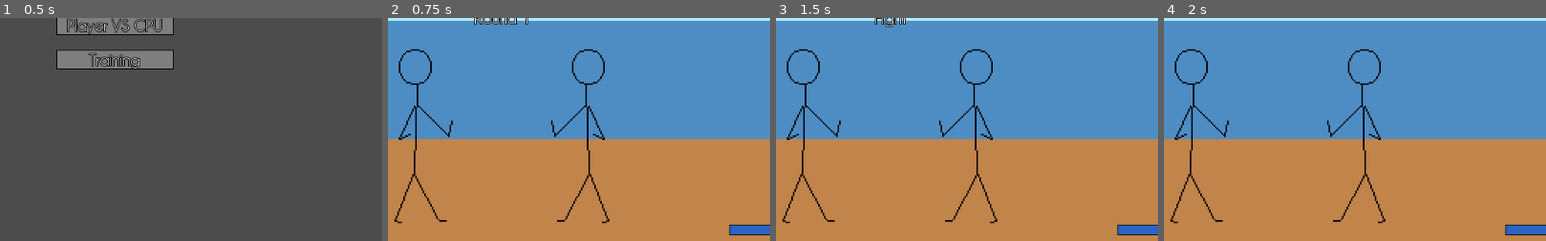
Above: before the commit, frames 1-4 (left to right).
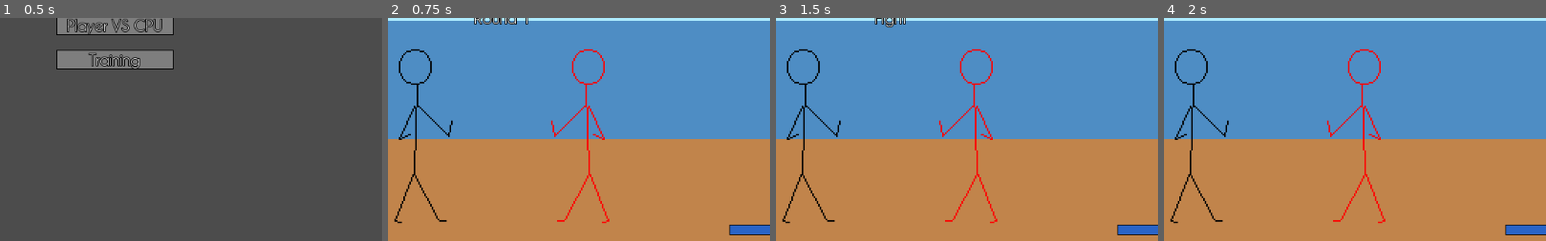
Above: after the commit, the same moments.

Repository: LukeSSJ/MiniFighter
Game: Godot game, scene res://Menu.tscn
The game is run twice, just before and just after one commit, with the same random seed, the same clock (stepped at 60 frames per second) and the same inputs.
Inputs:
- Up to frame 1 (0.5 s): no input
- Up to frame 2 (0.75 s): click "Player VS Player" at 0.5 s
- Up to frame 3 (1.5 s): tap Enter at 1.25 s
- Up to frame 4 (2 s): no input
The pictures show only the part of the screen within x 35-85%, y 50-100%; the shares and areas given below are measured in that part.

Frame 1 is identical in both runs. In frame 2, 1.0% of the frame differs, in the area x 42-58%, y 13-93%; in frame 3, 1.0%; in frame 4, 1.0%.

Commit message:
Character colours + CPU

Diff:
--- a/Controller.gd
+++ b/Controller.gd
@@ -1,6 +1,7 @@
 extends Node2D
 
 var dir = Vector2.ZERO
+var player
 
 var input = {
 	"left": "",
@@ -20,7 +21,8 @@
 	"d_held": false,
 }
 
-func set_index(index):
+func set_index(index, set_player):
+	player = set_player
 	var prefix
 	if index == 0:
 		prefix = "p1_"
@@ -44,3 +46,6 @@
 	button.c = Input.is_action_just_pressed(input.c)
 	button.d = Input.is_action_just_pressed(input.d)
 	button.d_held = Input.is_action_pressed(input.d)
+
+func on_attack_hit():
+	pass
--- a/ControllerCPU.gd
+++ b/ControllerCPU.gd
@@ -1,4 +1,30 @@
 extends "res://Controller.gd"
 
+
 func update():
-	button.a = true
+	button.a = false
+	button.b = false
+	button.c = false
+	button.d = false
+	var distance = abs(player.position.x - player.other_player.position.x)
+#	if distance < 60:
+#		button.a = true
+#		button.b = true
+#	elif distance < 80:
+#		button.a = true
+#	elif distance < 120:
+#		button.b = true
+#	elif distance < 170:
+#		button.c = true
+#	else:
+#		button.d = true
+	if distance < 80:
+		button.a = true
+	else:
+		dir.x = 1
+	dir.x *= player.facing
+
+func on_attack_hit():
+	match player.action:
+		"2A", "5A":
+			button.b = true
--- a/Fireball.tscn
+++ b/Fireball.tscn
@@ -8,7 +8,7 @@
 
 [node name="Fireball" type="Area2D"]
 script = ExtResource( 2 )
-chip_mod = 0.6
+chip_mod = 0.3
 hitstun = 0.5
 
 [node name="Sprite" type="Sprite" parent="."]
--- a/Main.gd
+++ b/Main.gd
@@ -48,6 +48,7 @@
 		UI.set_wins(i, wins[i])
 	p[0].other_player = p[1]
 	p[1].other_player = p[0]
+	p[1].set_color(Color8(255, 0, 0))
 	$TimerRoundStart.start()
 	round_is_over = false
 	time_left = 60
--- a/Player.gd
+++ b/Player.gd
@@ -71,7 +71,7 @@
 
 func set_index(set_index):
 	index = set_index
-	controller.set_index(index)
+	controller.set_index(index, self)
 	if index == 0:
 		facing = 1
 	else:
@@ -315,6 +315,7 @@
 		hitbox.owner.add_hitstop(hitbox.hitstop)
 		hitbox.owner.attack_hit = true
 		hitbox.owner.cancel_array = hitbox.cancel_to.split(",", false)
+		hitbox.owner.controller.on_attack_hit()
 	hitbox.on_hit()
 	if hitbox.on_hit_action:
 		hitbox.owner.perform_action(hitbox.on_hit_action)
@@ -372,6 +373,11 @@
 	facing = f
 	$Pivot.scale.x = f
 
+func set_color(c):
+	var mat = material.duplicate()
+	mat.set_shader_param("modulate", c)
+	material = mat
+
 func set_grabbed(grabbed):
 	$Collision.disabled = grabbed
 	gravity_enabled = !grabbed
--- a/Player.tscn
+++ b/Player.tscn
@@ -37,6 +37,11 @@
 [ext_resource path="res://player/air_hitstun.png" type="Texture" id=35]
 [ext_resource path="res://AirHitstun.gd" type="Script" id=36]
 [ext_resource path="res://player/ko.png" type="Texture" id=37]
+[ext_resource path="res://shader/silouette.shader" type="Shader" id=38]
+
+[sub_resource type="ShaderMaterial" id=44]
+shader = ExtResource( 38 )
+shader_param/modulate = Color( 0, 0, 0, 1 )
 
 [sub_resource type="RectangleShape2D" id=1]
 extents = Vector2( 22, 100 )
@@ -171,7 +176,7 @@
 }
 
 [sub_resource type="Animation" id=20]
-length = 0.2
+length = 0.3
 step = 0.0166667
 tracks/0/type = "value"
 tracks/0/path = NodePath("Pivot/5A/Sprite:frame")
@@ -792,7 +797,7 @@
 }
 
 [node name="Player" type="KinematicBody2D"]
-show_behind_parent = true
+material = SubResource( 44 )
 script = ExtResource( 1 )
 GRAVITY = 80
 
@@ -802,23 +807,29 @@
 shape = SubResource( 1 )
 
 [node name="Pivot" type="Node2D" parent="."]
+use_parent_material = true
 position = Vector2( 0, -128 )
 
 [node name="Hurtbox" parent="Pivot" instance=ExtResource( 5 )]
+visible = false
 
 [node name="CollisionShape2D" type="CollisionShape2D" parent="Pivot/Hurtbox"]
 shape = SubResource( 2 )
 
 [node name="Stand" type="Node2D" parent="Pivot"]
+use_parent_material = true
 
 [node name="Sprite" type="Sprite" parent="Pivot/Stand"]
+use_parent_material = true
 scale = Vector2( 2, 2 )
 texture = ExtResource( 2 )
 
 [node name="Crouch" type="Node2D" parent="Pivot"]
 visible = false
+use_parent_material = true
 
 [node name="Sprite" type="Sprite" parent="Pivot/Crouch"]
+use_parent_material = true
 scale = Vector2( 2, 2 )
 texture = ExtResource( 6 )
 hframes = 2
@@ -826,85 +837,107 @@
 
 [node name="Air" type="Node2D" parent="Pivot"]
 visible = false
+use_parent_material = true
 
 [node name="Sprite" type="Sprite" parent="Pivot/Air"]
+use_parent_material = true
 scale = Vector2( 2, 2 )
 texture = ExtResource( 11 )
 
 [node name="Jump" type="Node2D" parent="Pivot"]
 visible = false
+use_parent_material = true
 
 [node name="Sprite" type="Sprite" parent="Pivot/Jump"]
+use_parent_material = true
 scale = Vector2( 2, 2 )
 texture = ExtResource( 11 )
 
 [node name="Block" type="Node2D" parent="Pivot"]
 visible = false
+use_parent_material = true
 
 [node name="Sprite" type="Sprite" parent="Pivot/Block"]
+use_parent_material = true
 scale = Vector2( 2, 2 )
 texture = ExtResource( 8 )
 
 [node name="CrouchBlock" type="Node2D" parent="Pivot"]
 visible = false
+use_parent_material = true
 
 [node name="Sprite" type="Sprite" parent="Pivot/CrouchBlock"]
+use_parent_material = true
 scale = Vector2( 2, 2 )
 texture = ExtResource( 10 )
 
 [node name="Hitstun" type="Node2D" parent="Pivot"]
 visible = false
+use_parent_material = true
 
 [node name="Sprite" type="Sprite" parent="Pivot/Hitstun"]
+use_parent_material = true
 scale = Vector2( 2, 2 )
 texture = ExtResource( 9 )
 
 [node name="CrouchHitstun" type="Node2D" parent="Pivot"]
 visible = false
+use_parent_material = true
 
 [node name="Sprite" type="Sprite" parent="Pivot/CrouchHitstun"]
+use_parent_material = true
 scale = Vector2( 2, 2 )
 texture = ExtResource( 31 )
 
 [node name="AirHitstun" type="Node2D" parent="Pivot"]
 visible = false
+use_parent_material = true
 script = ExtResource( 36 )
 
 [node name="Sprite" type="Sprite" parent="Pivot/AirHitstun"]
+use_parent_material = true
 scale = Vector2( 2, 2 )
 texture = ExtResource( 35 )
 hframes = 2
 
 [node name="Knockdown" type="Node2D" parent="Pivot"]
 visible = false
+use_parent_material = true
 script = ExtResource( 29 )
 
 [node name="Sprite" type="Sprite" parent="Pivot/Knockdown"]
+use_parent_material = true
 scale = Vector2( 2, 2 )
 texture = ExtResource( 28 )
 offset = Vector2( 0, 32 )
 
 [node name="KO" type="Node2D" parent="Pivot"]
 visible = false
+use_parent_material = true
 
 [node name="Sprite" type="Sprite" parent="Pivot/KO"]
+use_parent_material = true
 scale = Vector2( 2, 2 )
 texture = ExtResource( 37 )
 offset = Vector2( 0, 32 )
 
 [node name="Recover" type="Node2D" parent="Pivot"]
 visible = false
+use_parent_material = true
 script = ExtResource( 30 )
 
 [node name="Sprite" type="Sprite" parent="Pivot/Recover"]
+use_parent_material = true
 scale = Vector2( 2, 2 )
 texture = ExtResource( 2 )
 flip_v = true
 
 [node name="5A" type="Node2D" parent="Pivot"]
 visible = false
+use_parent_material = true
 
 [node name="Sprite" type="Sprite" parent="Pivot/5A"]
+use_parent_material = true
 scale = Vector2( 2, 2 )
 texture = ExtResource( 3 )
 offset = Vector2( 16, 0 )
@@ -912,8 +945,9 @@
 
 [node name="Hitbox" parent="Pivot/5A" instance=ExtResource( 4 )]
 damage = 4
-chip_mod = 0.1
+chip_mod = 0.0
 juggle = Vector2( 100, -400 )
+hitstun = 0.3
 cancel_to = "5A,2A,5B,2B,5C,2C"
 
 [node name="CollisionShape2D" type="CollisionShape2D" parent="Pivot/5A/Hitbox"]
@@ -923,8 +957,10 @@
 
 [node name="5B" type="Node2D" parent="Pivot"]
 visible = false
+use_parent_material = true
 
 [node name="Sprite" type="Sprite" parent="Pivot/5B"]
+use_parent_material = true
 scale = Vector2( 2, 2 )
 texture = ExtResource( 14 )
 offset = Vector2( 16, 0 )
@@ -944,8 +980,10 @@
 
 [node name="5C" type="Node2D" parent="Pivot"]
 visible = false
+use_parent_material = true
 
 [node name="Sprite" type="Sprite" parent="Pivot/5C"]
+use_parent_material = true
 scale = Vector2( 2, 2 )
 texture = ExtResource( 17 )
 offset = Vector2( 32, 0 )
@@ -968,8 +1006,10 @@
 
 [node name="2A" type="Node2D" parent="Pivot"]
 visible = false
+use_parent_material = true
 
 [node name="Sprite" type="Sprite" parent="Pivot/2A"]
+use_parent_material = true
 scale = Vector2( 2, 2 )
 texture = ExtResource( 7 )
 offset = Vector2( 16, 0 )
@@ -977,7 +1017,7 @@
 
 [node name="Hitbox" parent="Pivot/2A" instance=ExtResource( 4 )]
 damage = 3
-chip_mod = 0.1
+chip_mod = 0.0
 juggle = Vector2( 100, -200 )
 hitstun = 0.3
 guard = 1
@@ -990,8 +1030,10 @@
 
 [node name="2B" type="Node2D" parent="Pivot"]
 visible = false
+use_parent_material = true
 
 [node name="Sprite" type="Sprite" parent="Pivot/2B"]
+use_parent_material = true
 scale = Vector2( 2, 2 )
 texture = ExtResource( 18 )
 hframes = 3
@@ -1011,8 +1053,10 @@
 
 [node name="2C" type="Node2D" parent="Pivot"]
 visible = false
+use_parent_material = true
 
 [node name="Sprite" type="Sprite" parent="Pivot/2C"]
+use_parent_material = true
 scale = Vector2( 2, 2 )
 texture = ExtResource( 16 )
 offset = Vector2( 32, 0 )
@@ -1034,8 +1078,10 @@
 
 [node name="JA" type="Node2D" parent="Pivot"]
 visible = false
+use_parent_material = true
 
 [node name="Sprite" type="Sprite" parent="Pivot/JA"]
+use_parent_material = true
 scale = Vector2( 2, 2 )
 texture = ExtResource( 15 )
 offset = Vector2( 8, 0 )
@@ -1053,8 +1099,10 @@
 
 [node name="JB" type="Node2D" parent="Pivot"]
 visible = false
+use_parent_material = true
 
 [node name="Sprite" type="Sprite" parent="Pivot/JB"]
+use_parent_material = true
 scale = Vector2( 2, 2 )
 texture = ExtResource( 12 )
 offset = Vector2( 16, 0 )
@@ -1073,8 +1121,10 @@
 
 [node name="JC" type="Node2D" parent="Pivot"]
 visible = false
+use_parent_material = true
 
 [node name="Sprite" type="Sprite" parent="Pivot/JC"]
+use_parent_material = true
 scale = Vector2( 2, 2 )
 texture = ExtResource( 19 )
 hframes = 2
@@ -1091,8 +1141,10 @@
 
 [node name="Overhead" type="Node2D" parent="Pivot"]
 visible = false
+use_parent_material = true
 
 [node name="Sprite" type="Sprite" parent="Pivot/Overhead"]
+use_parent_material = true
 scale = Vector2( 2, 2 )
 texture = ExtResource( 34 )
 offset = Vector2( 16, 0 )
@@ -1113,8 +1165,10 @@
 
 [node name="Grab" type="Node2D" parent="Pivot"]
 visible = false
+use_parent_material = true
 
 [node name="Sprite" type="Sprite" parent="Pivot/Grab"]
+use_parent_material = true
 scale = Vector2( 2, 2 )
 texture = ExtResource( 13 )
 hframes = 3
@@ -1133,9 +1187,11 @@
 
 [node name="Throw" type="Node2D" parent="Pivot"]
 visible = false
+use_parent_material = true
 script = ExtResource( 21 )
 
 [node name="Sprite" type="Sprite" parent="Pivot/Throw"]
+use_parent_material = true
 scale = Vector2( 2, 2 )
 texture = ExtResource( 20 )
 offset = Vector2( 16, 0 )
@@ -1157,10 +1213,12 @@
 
 [node name="Fireball" type="Node2D" parent="Pivot"]
 visible = false
+use_parent_material = true
 script = ExtResource( 23 )
 Projectile = ExtResource( 24 )
 
 [node name="Sprite" type="Sprite" parent="Pivot/Fireball"]
+use_parent_material = true
 scale = Vector2( 2, 2 )
 texture = ExtResource( 22 )
 hframes = 3
@@ -1180,10 +1238,12 @@
 
 [node name="Uppercut" type="Node2D" parent="Pivot"]
 visible = false
+use_parent_material = true
 script = ExtResource( 26 )
 run_speed = 400
 
 [node name="Sprite" type="Sprite" parent="Pivot/Uppercut"]
+use_parent_material = true
 scale = Vector2( 2, 2 )
 texture = ExtResource( 25 )
 hframes = 4
@@ -1212,11 +1272,13 @@
 
 [node name="SpinKick" type="Node2D" parent="Pivot"]
 visible = false
+use_parent_material = true
 script = ExtResource( 33 )
 run_speed = 600
 jump_speed = 0
 
 [node name="Sprite" type="Sprite" parent="Pivot/SpinKick"]
+use_parent_material = true
 scale = Vector2( 2, 2 )
 texture = ExtResource( 27 )
 hframes = 4
--- /dev/null
+++ b/shader/silouette.shader
@@ -0,0 +1,8 @@
+shader_type canvas_item;
+
+render_mode blend_mix;
+uniform vec4 modulate: hint_color;
+
+void fragment() {
+	COLOR = vec4(modulate.rgb, texture(TEXTURE, UV).a * modulate.a);
+}
Not shown: 1 places in Player.tscn that only renumber resources
Not shown, changed: todo.txt
